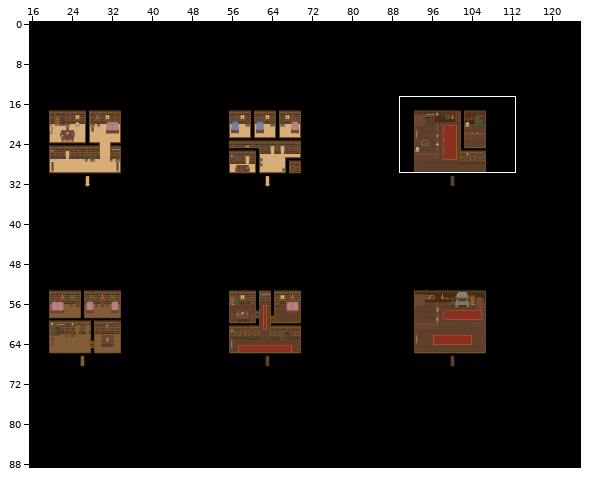
Two versions of a level (Tiled map, tmwdata/maps/001-1.tmx). Above, an overview of the earlier version with the close-up marked.
Close-up. Old version:
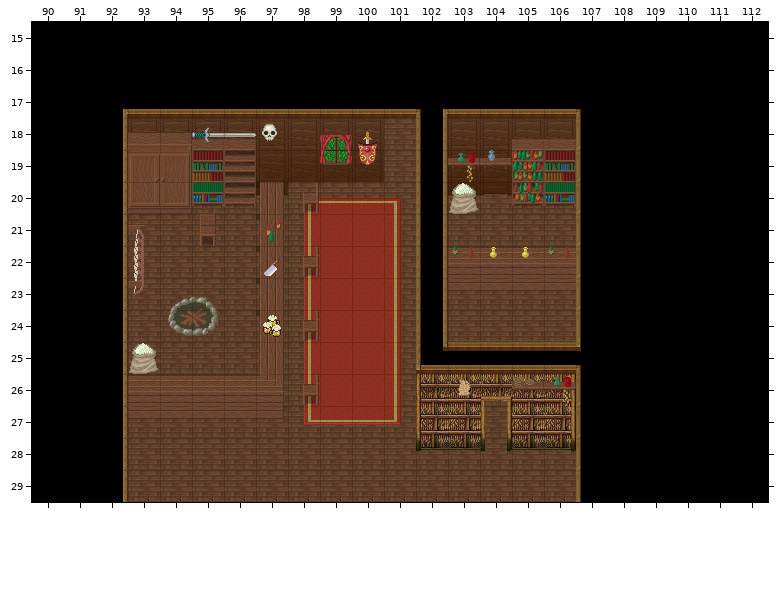
Cells are 32x32 px. Shown: x 90..112, y 15..29. The commit also changed other parts of the map, which this record leaves out.
And afterwards:
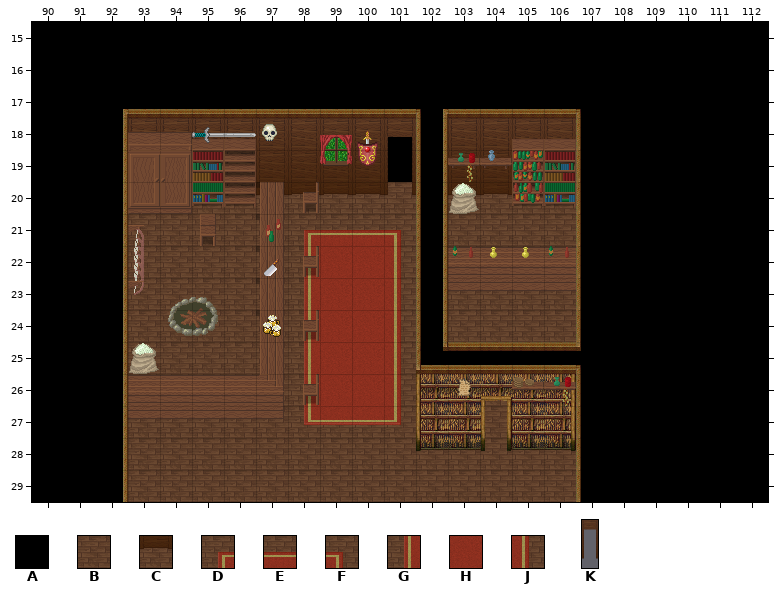
Key: from "cabana_in": A 7, B 55; from "in": C 32, D 67, E 68, F 69, G 83, H 84, J 85; from "in X3": K 1.
_ is an empty cell.
Diff:
Layer "Ground":
y 18..19: x 101 B -> A
y 20: x 98..101 DEEF -> CCCB
y 21: x 98..101 GHHJ -> DEEF
Layer "Fringe":
y 20: x 101 _ -> K
Pixel boxes of the changes (left, top, right, bottom) in both close-ups:
changed: (288, 118, 416, 246)
